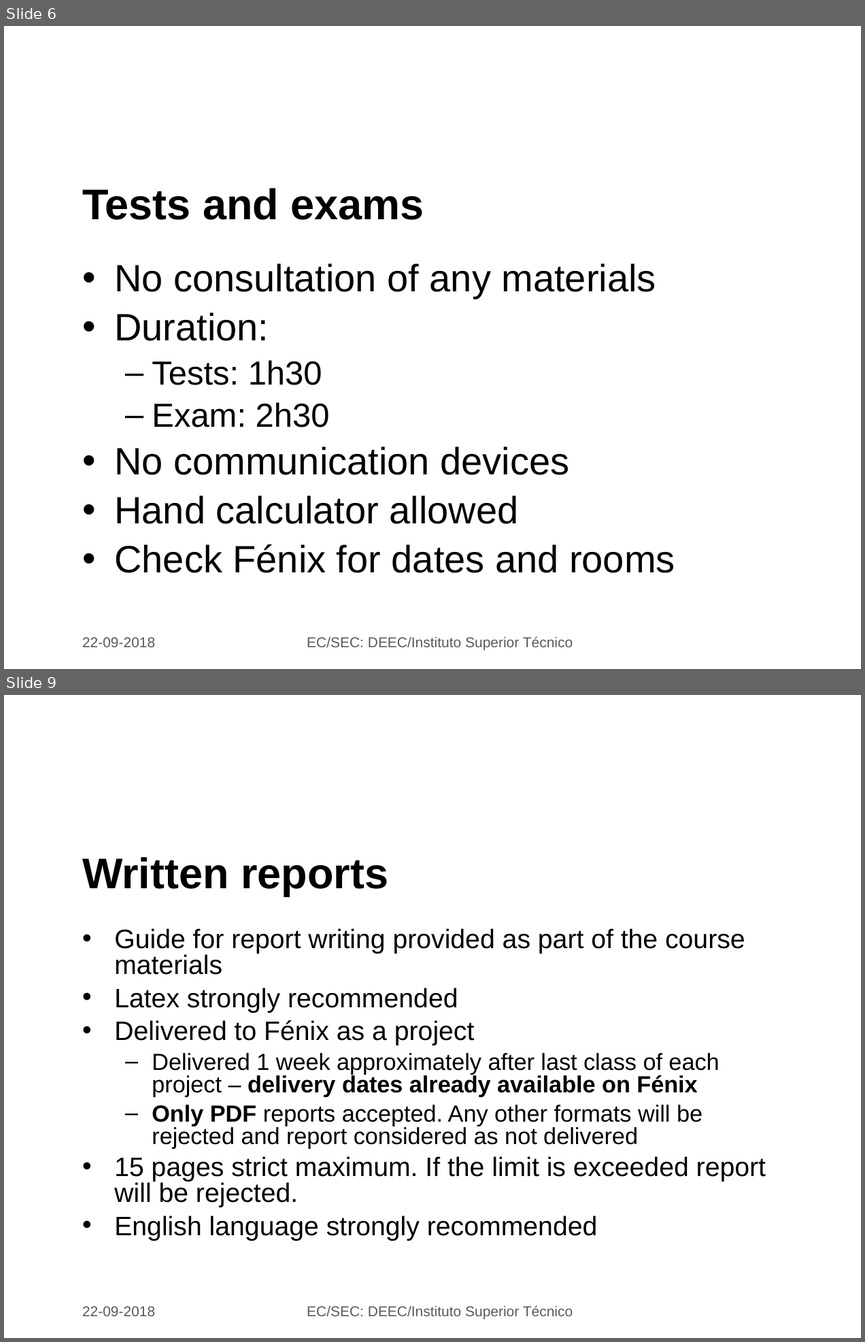
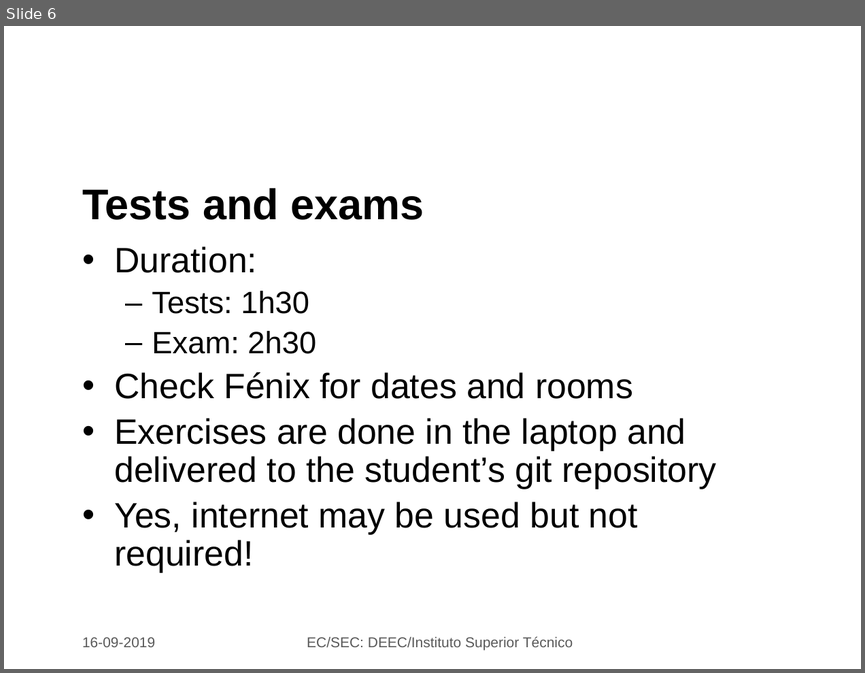
Before and after one commit to jjts/ist-sec, a slide deck: lectures/l1_intro/l1.odp. Shown one above the other, each under a label of ours: slides 6 and 9 before the commit, slide 6 after it; the slides between them are not shown. The pictures are 865x1342 and 865x673 pixels, drawn with LibreOffice and Linux fonts; fonts in the diff are those of the drawing; background and template pictures are left out. Boxes give left, top, right and bottom in pixels: in the first picture for what was removed or moved away, otherwise in the second. Text is boxed around its words. In the diff, an @@ line names an element or a change of style, - is before the commit and + after.

```diff
--- a/lectures/l1_intro/l1.odp
+++ b/lectures/l1_intro/l1.odp
@@ slide 9 removed at (4,695,861,1338), background picture (left out) @@
@@ title removed at (82,857,388,896) @@
-Written reports
@@ text removed at (114,928,766,1240) @@
-• Guide for report writing provided as part of the course materials
-• Latex strongly recommended
-• Delivered to Fénix as a project
-  – Delivered 1 week approximately after last class of each project – delivery dates already available on Fénix
-  – Only PDF reports accepted. Any other formats will be rejected and report considered as not delivered
-• 15 pages strict maximum. If the limit is exceeded report will be rejected.
-• English language strongly recommended
@@ text removed at (82,1306,155,1316) @@
-22-09-2018
@@ text removed at (307,1305,572,1319) @@
-EC/SEC: DEEC/Instituto Superior Técnico
@@ slide 6 changed as well @@
@@ text "Duration:": place and size @@
-text "Duration:" at (114,263,675,573)
+text "Duration:" at (114,246,716,573)
@@ text at (114,246,633,399): size 32 to 29.6 pt in "Duration:", "Check Fénix for dates and rooms"; size 28 to 25.9 pt in "Tests: 1h30", "Exam: 2h30" @@
@@ text at (114,263,656,299): paragraph removed @@
-• No consultation of any materials
@@ text at (114,418,716,573): paragraphs added @@
+• Exercises are done in the laptop and delivered to the student’s git repository
+• Yes, internet may be used but not required!
@@ text at (114,446,569,524): paragraphs removed @@
-• No communication devices
-• Hand calculator allowed
@@ text at (82,637,155,647): text changed @@
-22-09-2018
+16-09-2019
```
Also in this commit, not shown: 9 other slides changed, 2 slides added, 2 other files.
